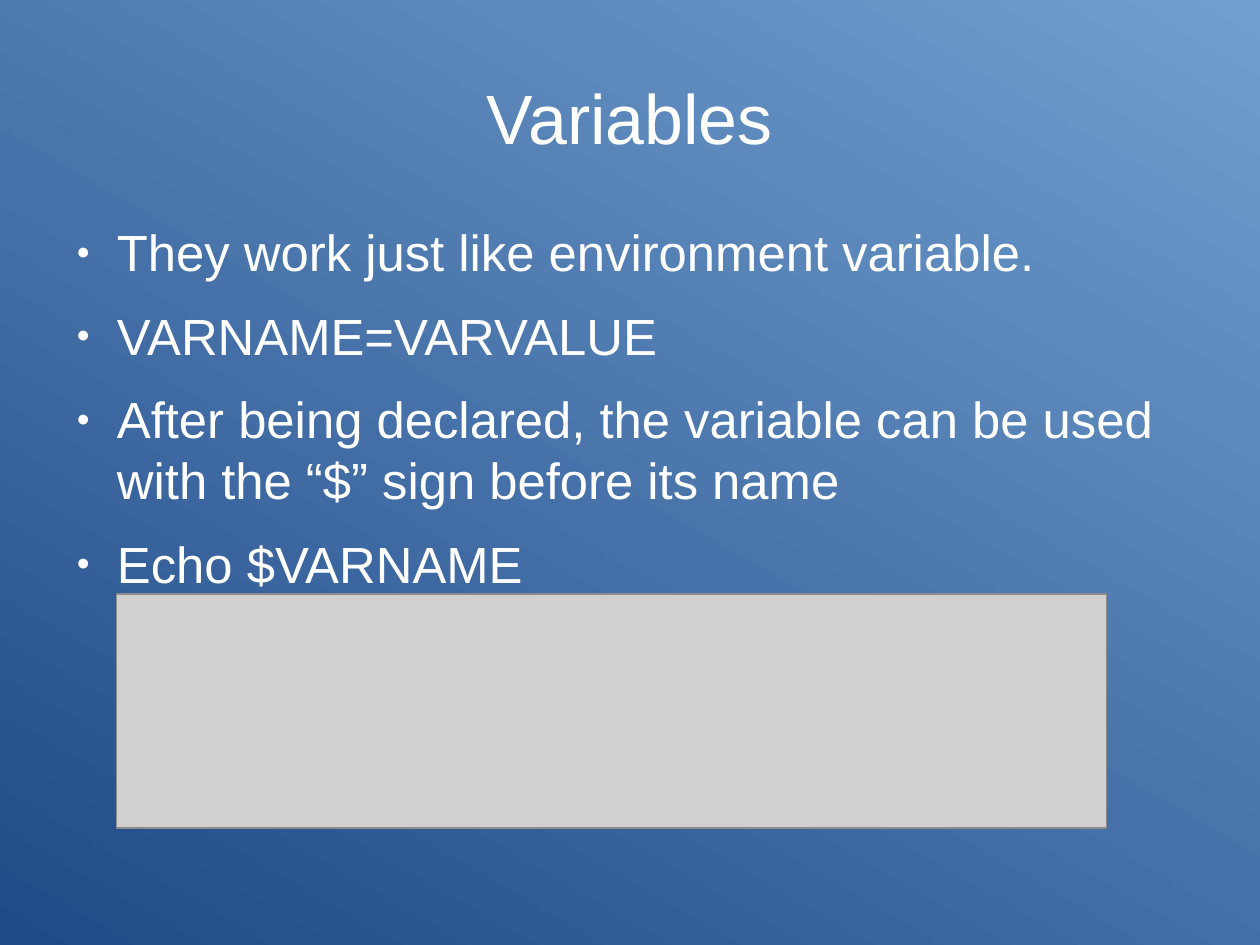
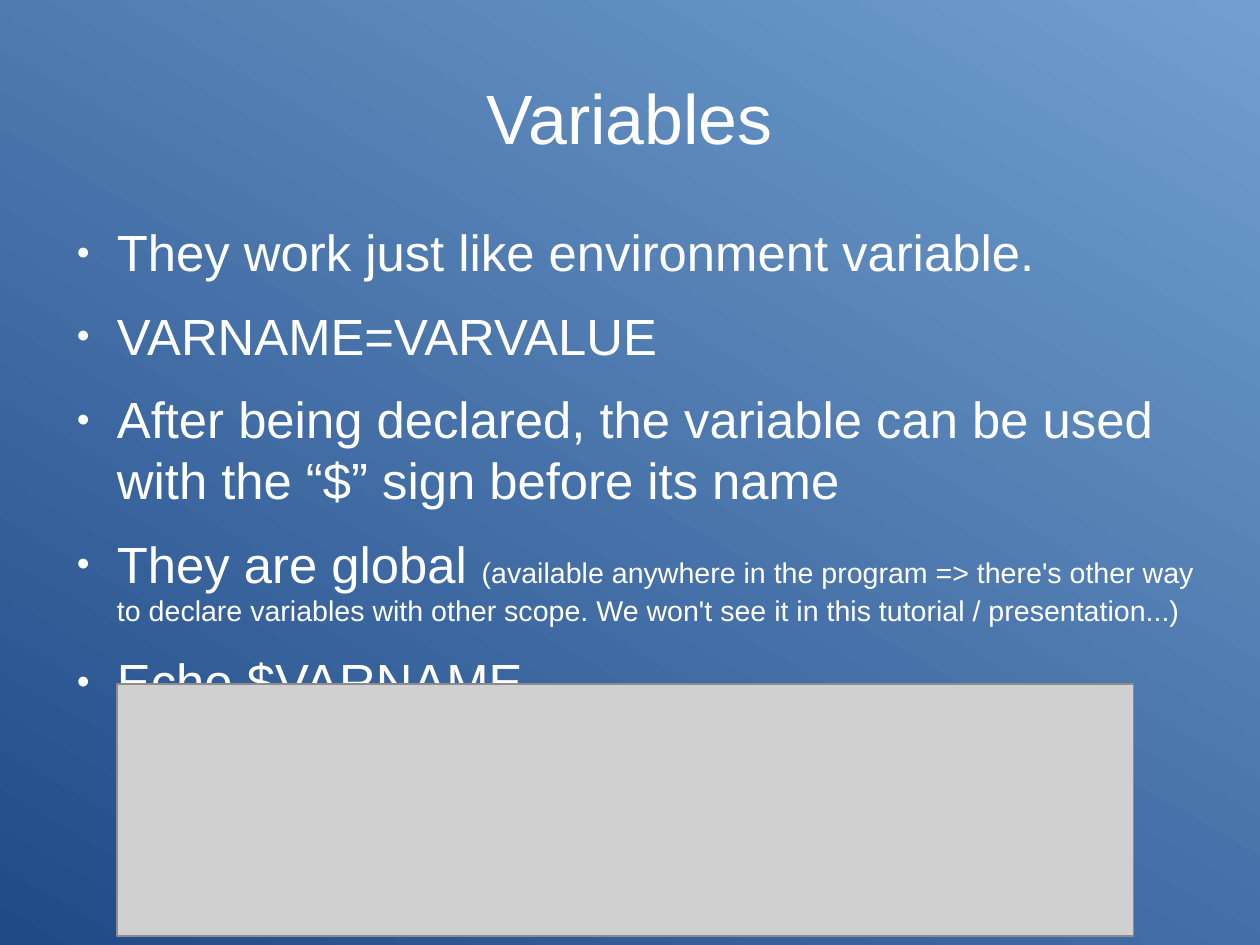
Before and after one commit to Clibre/An-introduction-to-bash, a slide deck: slide 80 of presentation.odp. Drawn at 1260x945 pixels with LibreOffice and Linux fonts; fonts in the diff are those of the drawing; grey boxes stand for pictures. Boxes give left, top, right and bottom in pixels: in the first picture for what was removed or moved away, otherwise in the second. Text is boxed around its words. In the diff, an @@ line names an element or a change of style, - is before the commit and + after.

Commit message:
refactoring du code de slimGit + ajout detail sur scope variable dans presenation pp

```diff
--- a/presentation.odp
+++ b/presentation.odp
@@ text at [117, 546, 1194, 627]: paragraph added @@
+● They are global (available anywhere in the program => there's other way to declare variables with other scope. We won't see it in this tutorial / presentation...)
@@ picture: place and size @@
-picture at [117, 595, 1107, 829]
+picture at [117, 684, 1134, 935]
```
Also in this commit, not shown: 3 other files.
